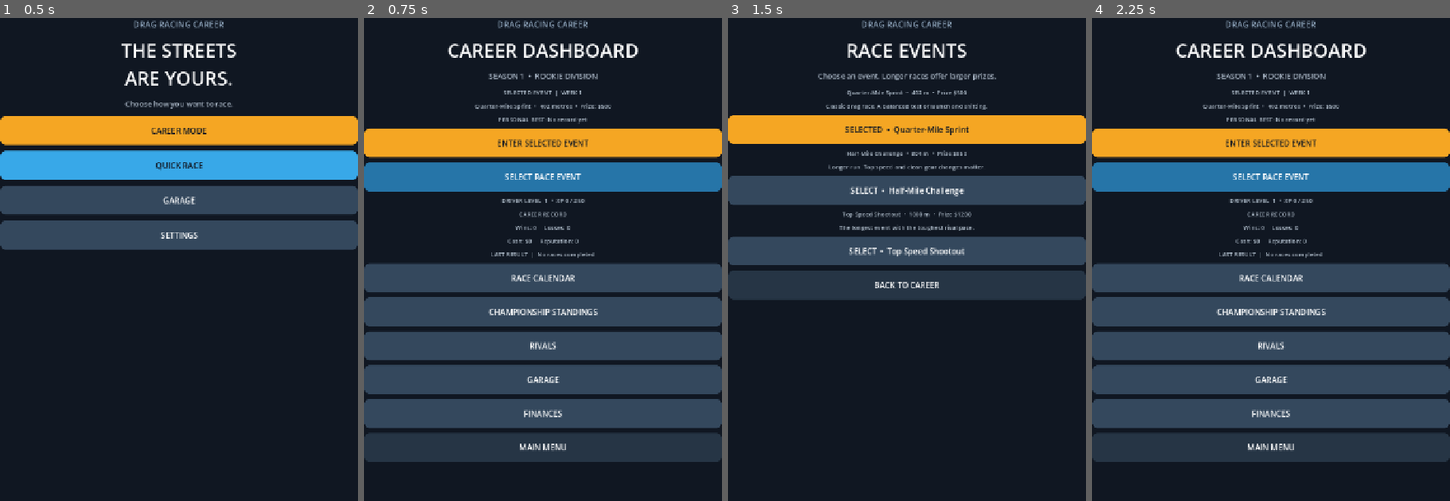
Above: before the commit, frames 1-4 (left to right).
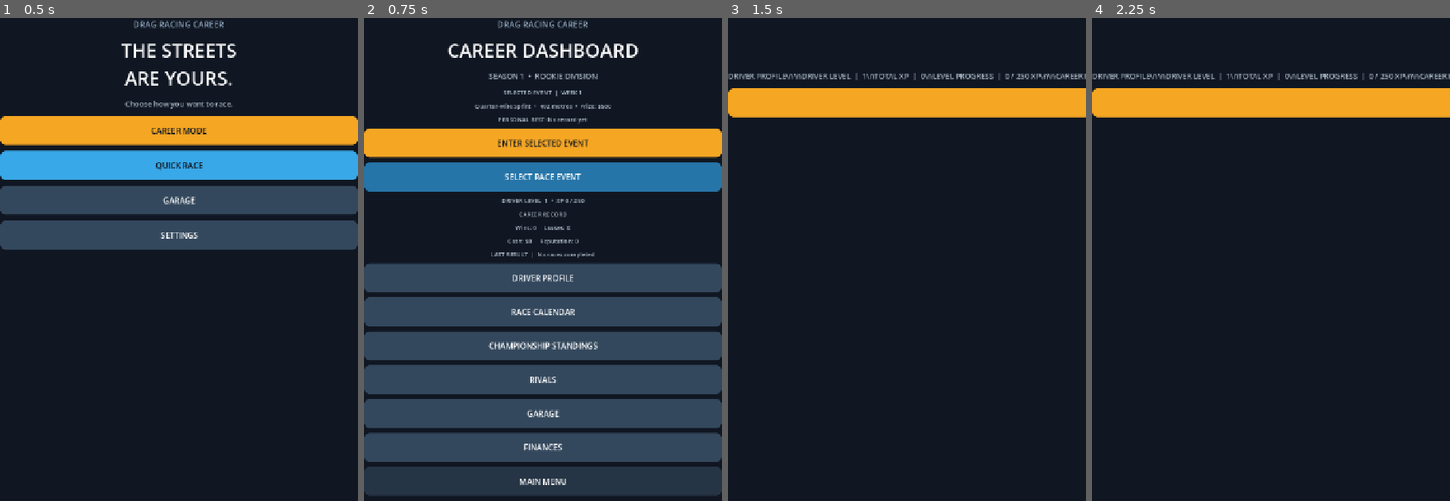
Above: after the commit, the same moments.

Repository: gleeshyyy/-Drag-Racing-Career
Game: Godot game, scene res://main.tscn
The game is run twice, just before and just after one commit, with the same random seed, the same clock (stepped at 60 frames per second) and the same inputs.
Inputs (mouse positions are in pixels of both pictures, inside the frame that each line leads up to):
- Up to frame 1 (0.5 s): no input
- Up to frame 2 (0.75 s): click "CAREER MODE" at 0.5 s
- Up to frame 3 (1.5 s): click (907, 278) at 1.25 s, where only the run after the commit has a clickable "DRIVER PROFILE"
- Up to frame 4 (2.25 s): click (1271, 283) at 2 s, where only the run before the commit has a clickable "BACK TO CAREER"

Frame 1 is identical in both runs. In frame 2, 7.0% of the frame differs, in the area x 0-100%, y 53-99%; in frame 3, 32%; in frame 4, 57%, in the area x 0-100%, y 0-92%.

Commit message:
Add driver profile page

Diff:
--- a/main.gd
+++ b/main.gd
@@ -298,6 +298,10 @@
 	_add_section_label("Wins: %d     Losses: %d" % [career_wins, career_losses])
 	_add_section_label("Cash: $%s     Reputation: %d" % [str(career_cash), career_reputation])
 	_add_section_label("LAST RESULT  |  " + last_result)
+	var profile_button := _make_button("DRIVER PROFILE", Color("#34485d"))
+	profile_button.add_theme_color_override("font_color", Color.WHITE)
+	profile_button.pressed.connect(_show_driver_profile)
+	section_panel.add_child(profile_button)
 	var calendar_button := _make_button("RACE CALENDAR", Color("#34485d"))
 	calendar_button.add_theme_color_override("font_color", Color.WHITE)
 	calendar_button.pressed.connect(_show_calendar)
@@ -592,6 +596,27 @@
 
 func _show_calendar() -> void:
 	_show_event_selection()
+
+func _show_driver_profile() -> void:
+	var total_races := career_wins + career_losses
+	var win_rate := 0.0
+	if total_races > 0:
+		win_rate = float(career_wins) * 100.0 / float(total_races)
+	var body := "DRIVER PROFILE\\n\\n"
+	body += "DRIVER LEVEL  |  %d\\n" % _driver_level()
+	body += "TOTAL XP  |  %d\\n" % career_xp
+	body += "LEVEL PROGRESS  |  %d / 250 XP\\n\\n" % (career_xp % 250)
+	body += "CAREER RECORD\\n"
+	body += "Wins  |  %d\\nLosses  |  %d\\nWin Rate  |  %.1f%%\\n" % [career_wins, career_losses, win_rate]
+	body += "Reputation  |  %d\\nCash  |  $%s\\nActive Car  |  %s\\n\\n" % [career_reputation, str(career_cash), active_car]
+	body += "PERSONAL BEST RECORDS\\n"
+	for event in _event_catalog():
+		var event_id := str(event["id"])
+		var best := float(personal_bests.get(event_id, 0.0))
+		body += "%s  |  %s\\n" % [str(event["name"]), "%.2f sec" % best if best > 0.0 else "No record"]
+	var quick_best := float(personal_bests.get("quick_402", 0.0))
+	body += "Quick Race  |  %s" % ("%.2f sec" % quick_best if quick_best > 0.0 else "No record")
+	_show_subpage("DRIVER PROFILE", body, "BACK TO CAREER")
 
 func _show_standings() -> void:
 	var rows: Array = [{"name": "YOU", "points": career_wins * 10}]
